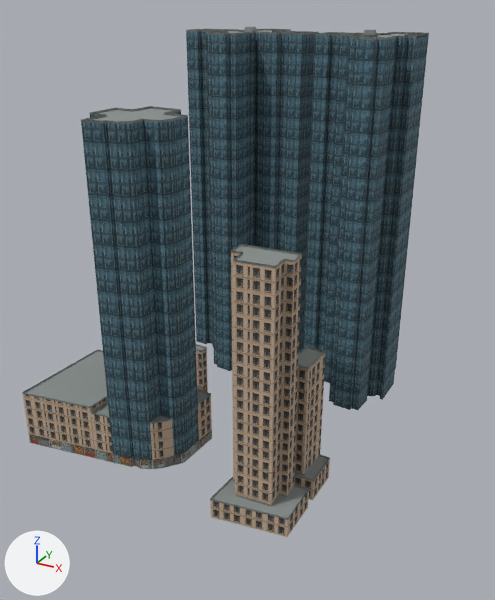
The glTF model Assets/Models/BuildingChunks/wong-tai-sin-buildings-District_24_-46.glb as it was, and as the next commit left it.
Camera for both pictures: a 50 mm camera at (3206.0, 5650.7, 124.1) aimed at (3116.7, 5813.2, 42.8). Lighting does not change. The marker at lower left points along +X, +Y and +Z. The older version comes first. Objects named as collision shapes, trigger or cutter boxes, shadow casters or lower levels of detail are left out. Vertices at exactly the same position are counted once.

The scene before the commit, as lines of its bpy script (objects in view):
```python
me_district_24__46 = bpy.data.meshes.new('District_24_-46')
me_district_24__46.from_pydata(...)  # 4785 vertices, 9659 faces; spans x -8.2..78.0, y -117.8..-12.8, z 0.0..115.9
# faces by material slot: [30, 1174, 6092, 2165, 40, 158]
me_district_24__46.materials.append(mat_csdi_facade_0)  # picture img_building_facades
me_district_24__46.materials.append(mat_csdi_facade_1)  # picture img_building_facades
me_district_24__46.materials.append(mat_csdi_facade_2)  # picture img_building_facades
me_district_24__46.materials.append(mat_csdi_roof_concrete_001)  # grey #89908e
me_district_24__46.materials.append(mat_csdi_shopfront_001)  # picture img_cafe_storefront
me_district_24__46.materials.append(mat_csdi_shopfront_variety_001)  # picture img_shopfront_variety
ob_district_24__46 = bpy.data.objects.new('District_24_-46', me_district_24__46)
ob_district_24__46.location = (3072.0, 5888.0, 0.0)
```
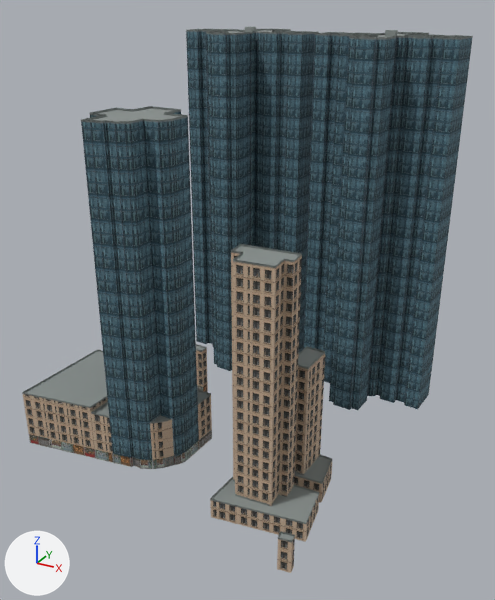
Diff of the bpy script that builds the scene:
```diff
--- a/Assets/Models/BuildingChunks/wong-tai-sin-buildings-District_24_-46.glb.py
+++ b/Assets/Models/BuildingChunks/wong-tai-sin-buildings-District_24_-46.glb.py
@@ mat_csdi_facade_3 @@
+mat_csdi_facade_3 = principled_material('CSDI_facade_3')
+mat_csdi_facade_3.texture = img_building_facades
+mat_csdi_facade_3.roughness = 0.87
@@ me_district_24__46 @@
 # used by ob_district_24__46; location = (3072.0, 5888.0, 0.0)
-me_district_24__46.from_pydata(...)  # 4785 vertices, 9659 faces; spans x -8.2..78.0, y -117.8..-12.8, z 0.0..115.9
+me_district_24__46.from_pydata(...)  # 4965 vertices, 10025 faces; spans x -8.2..90.8, y -125.4..-12.8, z 0.0..115.9
+# me_district_24__46 part 1: the loose piece of 8 vertices spanning x 61.1..64.1, y -35.1..-33.1, z 114.2..115.9 is moved by (6.3, 0.0, 0.0)
+# me_district_24__46 part 2: a new loose piece of 16 vertices spanning x 80.1..83.9, y -125.4..-122.8, z 0.0..9.8
+# me_district_24__46 part 3
+# 7 vertices are removed from x 72.1..78.0, y -115.5..-101.9, z 0.0..5.5
+# 19 faces are deleted
+# 5 vertices in x 66.0..78.0, y -99.5..-98.8, z 0.0..6.8 move by (2.4, 0.1, 0.0)
+# 4 vertices in x 60.2..66.1, y -117.3..-116.4, z 0.0..5.5 move by (-1.2, -0.2, 0.0)
+# 3 vertices in x 78.0, y -87.8, z 0.0..6.8 move by (0.8, 0.0, 0.0)
+# 9 vertices move from x 72.0..78.0, y -114.6..-93.8, z 0.0..6.2 to x 74.4..82.7, y -113.9..-93.7, z 0.0..6.2
+# 5 vertices are added at (76.8, -114.8, 0.0), (70.8, -115.7, 0.0), (81.8, -107.7, 0.0), (82.7, -113.6, 0.0), (82.7, -113.9, 0.0)
+# 6 new vertices lie (0.0, 0.0, 5.5) away from vertices in x 70.8..82.7, y -115.7..-101.9, z 0.0
+# 15 new faces join them, mat_csdi_facade_2 (picture img_building_facades)
+# 8 new faces join them, mat_csdi_roof_concrete_001 (grey #89908e)
+# me_district_24__46 part 4
+# 21 vertices are removed from x 78.0, y -40.7..-28.8, z 0.0..114.2
+# 89 faces are deleted
+# 19 vertices in x 78.0, y -28.8, z 0.0..114.8 move by (4.7, -0.3, 0.0)
+# 19 vertices in x 78.0, y -40.7, z 0.0..114.8 move by (3.9, -0.3, 0.0)
+# 19 new vertices lie (-0.2, -2.1, 0.0) away from vertices in x 78.0, y -28.8, z 0.0..114.8
+# 19 new vertices lie (3.5, -0.2, 0.0) away from vertices in x 82.5, y -31.2, z 0.0..114.8
+# 19 new vertices lie (0.1, 1.3, 0.0) away from vertices in x 86.0, y -31.4, z 0.0..114.8
+# 19 new vertices lie (4.7, -0.2, 0.0) away from vertices in x 86.1, y -30.1, z 0.0..114.8
+# 19 new vertices lie (0.1, 2.2, 0.0) away from vertices in x 78.0, y -40.7, z 0.0..114.8
+# 19 new vertices lie (3.5, -0.3, 0.0) away from vertices in x 82.0, y -38.8, z 0.0..114.8
+# 19 new vertices lie (-0.1, -1.5, 0.0) away from vertices in x 85.5, y -39.1, z 0.0..114.8
+# 19 new vertices lie (4.7, -0.4, 0.0) away from vertices in x 85.4, y -40.6, z 0.0..114.8
+# 18 new vertices lie (-0.4, -6.0, 0.0) away from vertices in x 90.8, y -30.3, z 0.0..108.8
+# 11 new vertices lie (0.0, 0.0, 5.4) away from vertices in x 78.0..90.8, y -41.0..-28.8, z 108.8
+# 363 new faces join them, mat_csdi_facade_2 (picture img_building_facades)
+# 54 new faces join them, mat_csdi_roof_concrete_001 (grey #89908e)
 me_district_24__46.materials.append(mat_csdi_facade_0)
@@ me_district_24__46 @@
 me_district_24__46.materials.append(mat_csdi_shopfront_variety_001)
+me_district_24__46.materials.append(mat_csdi_facade_3)  # picture img_building_facades
```

Boxes (x1, y1, x2, y2) around the edits, measured in the pictures (495 x 600 px; the box of a moved part takes in the faces that stretch with it):
'District_24_-46', reshaped (11% wider, 7% taller): before (22, 27, 429, 537); after (22, 27, 473, 573)
part 1 of me_district_24__46, moved or reshaped: before (364, 29, 376, 35); after (385, 30, 398, 37)
part 2 of me_district_24__46, added: after (277, 531, 295, 573)
part 3 of me_district_24__46, moved or reshaped: before (210, 454, 330, 537); after (210, 454, 332, 542)
part 4 of me_district_24__46, built on: before (383, 34, 428, 398); after (394, 34, 473, 409)
